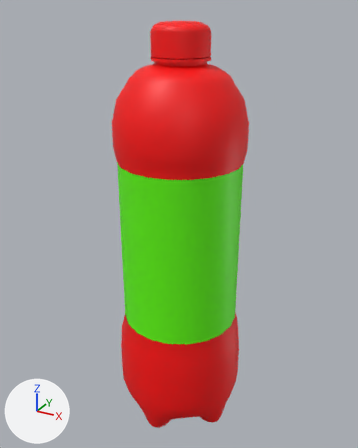
One commit to the FBX model Assets/studioasawhole/Art troep/Assets/waterfles/fles.fbx: the scene before it, then after it.
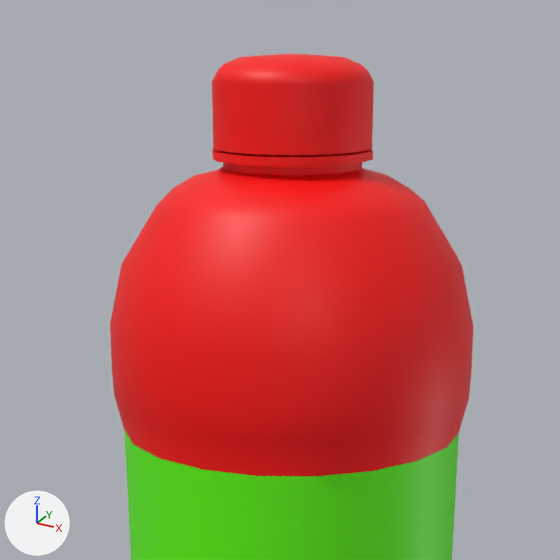
Each version is shown whole from a camera (50 mm lens) standing at (0.0327, -0.0599, 0.0509) and looking at (-0.0006, 0.0007, 0.0206), then close up on the part from 20% to 79% of the width and 0% to 47% of the height. The lights are fixed; the arrows at lower left show +X, +Y and +Z. The older version's two pictures come first. Where no turn or scale is listed for an object, it has been applied to the vertices.
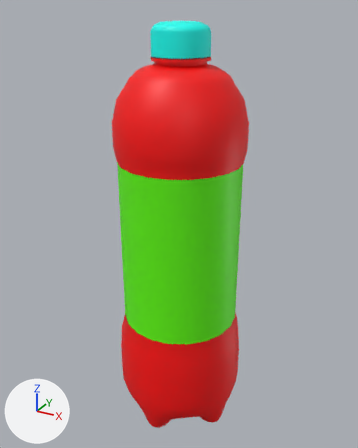
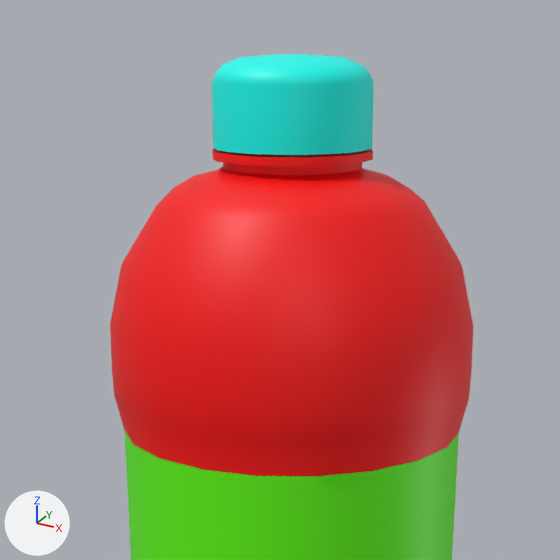
Where the newer file only moved an object's origin or applied its transform, the numbers keep the older frame.

Boxes (x1, y1, x2, y2) around the edits, measured in the close-ups (560 x 560 px):
part 1 of me_mesh, recoloured (red to cyan): (212, 54, 374, 155) in both

The change, as a list of edits to the scene's bpy script:
```text
Add mat_lambert9:
    mat_lambert9 = principled_material('lambert9')
    mat_lambert9.base_color = (0.0, 1.0, 0.879)  # cyan #00fff1
Change me_mesh:
    where me_mesh.from_pydata(...)  # 967 vertices, 950 faces; spans x -0.0098..0.0098, y -0.0098..0.0098, z 0.0..0.0613
    used by ob_pcylinder13; location = (0.0, 0.0, -0.01204)
    me_mesh part 1: all 140 faces centred in x -0.0038..0.0038, y -0.0038..0.0038, z 0.057..0.0613 switch from mat_lambert7 (red #ff0000) to mat_lambert9 (cyan #00fff1)
```
